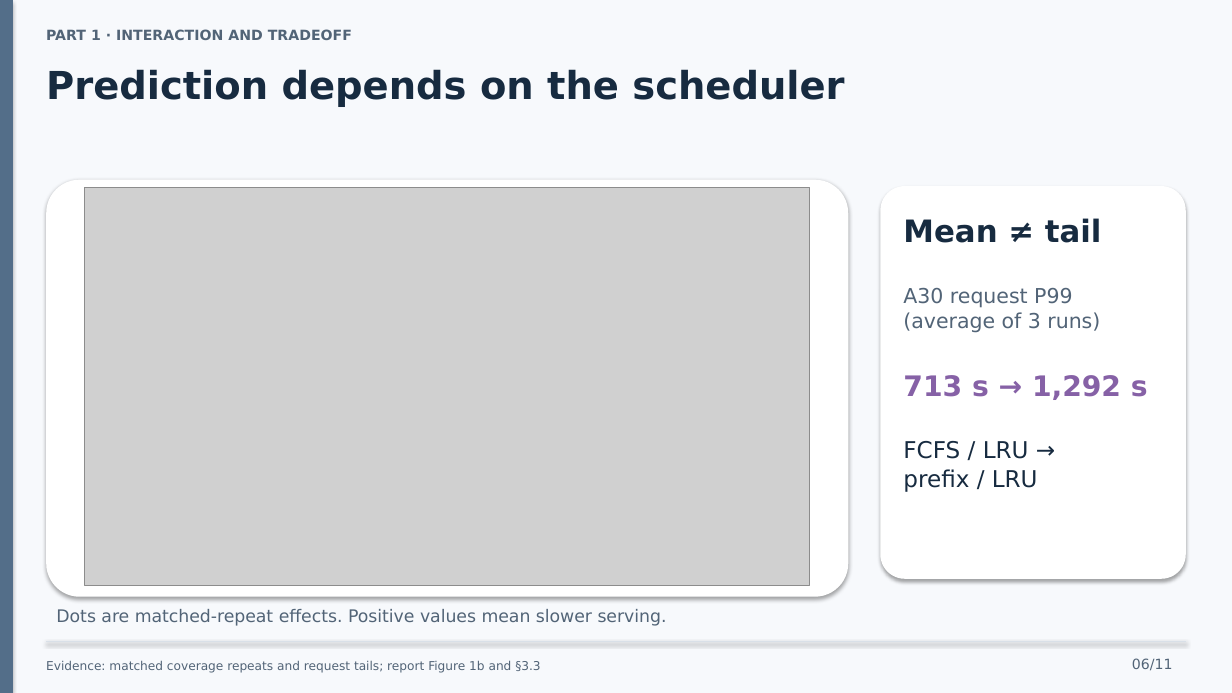
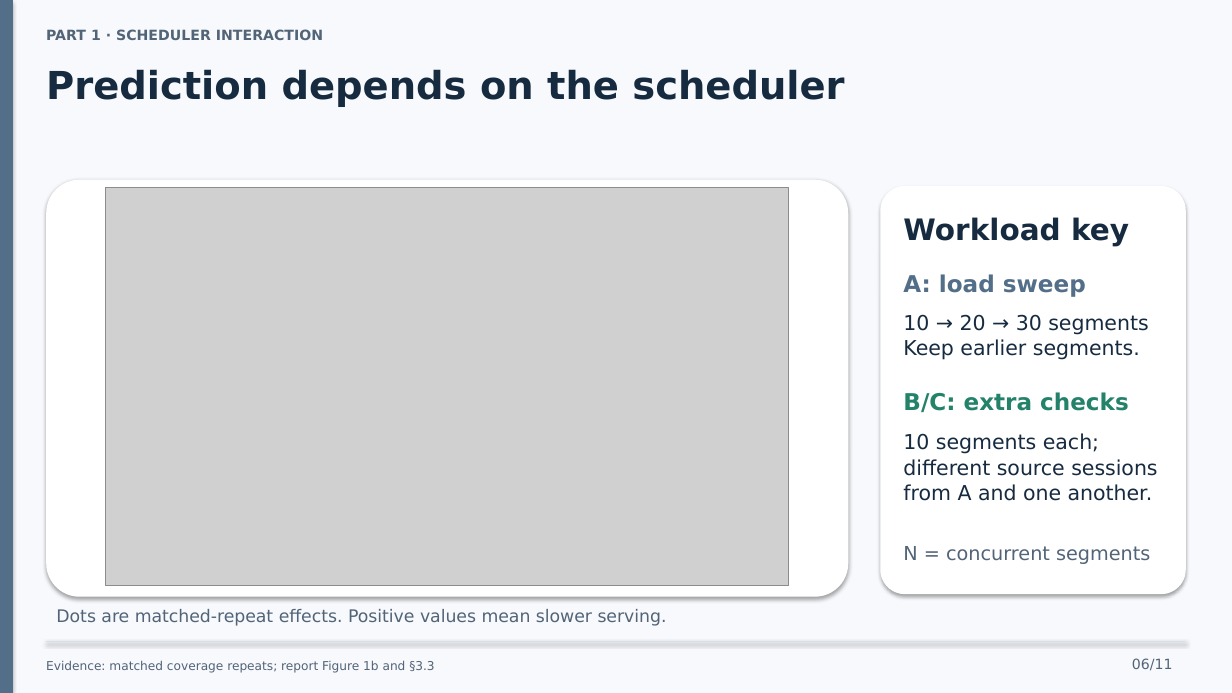
Before and after one commit to ahz-r3v/Distributed-System-Project, a slide deck: slide 6 of presentation/cachewise-10-minute-talk.pptx. Drawn at 1232x693 pixels with LibreOffice and Linux fonts; fonts in the diff are those of the drawing; grey boxes stand for pictures. Boxes give left, top, right and bottom in pixels: in the first picture for what was removed or moved away, otherwise in the second. Text is boxed around its words. In the diff, an @@ line names an element or a change of style, - is before the commit and + after.

Commit message:
docs: explain workload groups on scheduler comparison slide

```diff
--- a/presentation/cachewise-10-minute-talk.pptx
+++ b/presentation/cachewise-10-minute-talk.pptx
@@ text at (46,29,323,40): text changed @@
-PART 1 · INTERACTION AND TRADEOFF
+PART 1 · SCHEDULER INTERACTION
@@ picture: place and size @@
-picture at (85,188,811,586)
+picture at (106,188,789,586)
@@ rounded rectangle: place and size @@
-rounded rectangle at (881,186,1187,579)
+rounded rectangle at (881,186,1187,594)
@@ text at (903,217,1129,246): text changed; size 24 to 23 pt @@
-Mean ≠ tail
+Workload key
@@ text at (903,274,1086,297): text changed; size 16 to 18 pt; text colour #526477 to #536E89; bold on @@
-A30 request P99
-(average of 3 runs)
+A: load sweep
@@ text at (903,314,1148,360): text changed; size 22 to 16 pt; text colour #8661A6 to #172B40; bold off @@
-713 s → 1,292 s
+10 → 20 → 30 segments
+Keep earlier segments.
@@ text at (903,392,1129,412): text changed; text colour #172B40 to #238269; bold on @@
-FCFS / LRU →
-prefix / LRU
+B/C: extra checks
@@ text added at (903,433,1157,501), 16 pt, text #172B40 @@
+10 segments each;
+different source sessions
+from A and one another.
@@ text added at (903,546,1150,564), 15 pt, text #526477 @@
+N = concurrent segments
@@ text at (46,661,434,673): text changed @@
-Evidence: matched coverage repeats and request tails; report Figure 1b and §3.3
+Evidence: matched coverage repeats; report Figure 1b and §3.3
```
Also in this commit, not shown: 8 other files.
